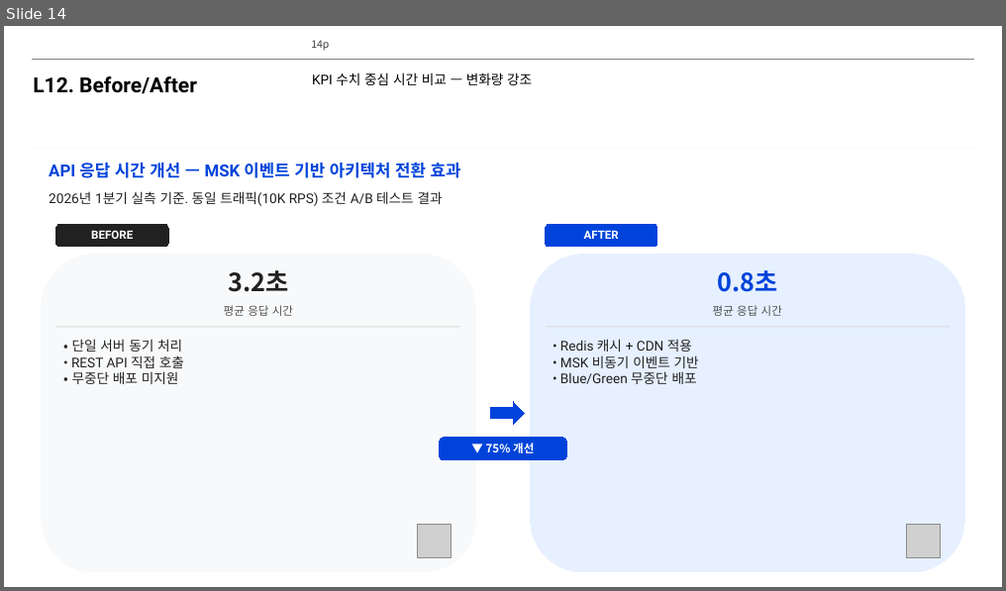
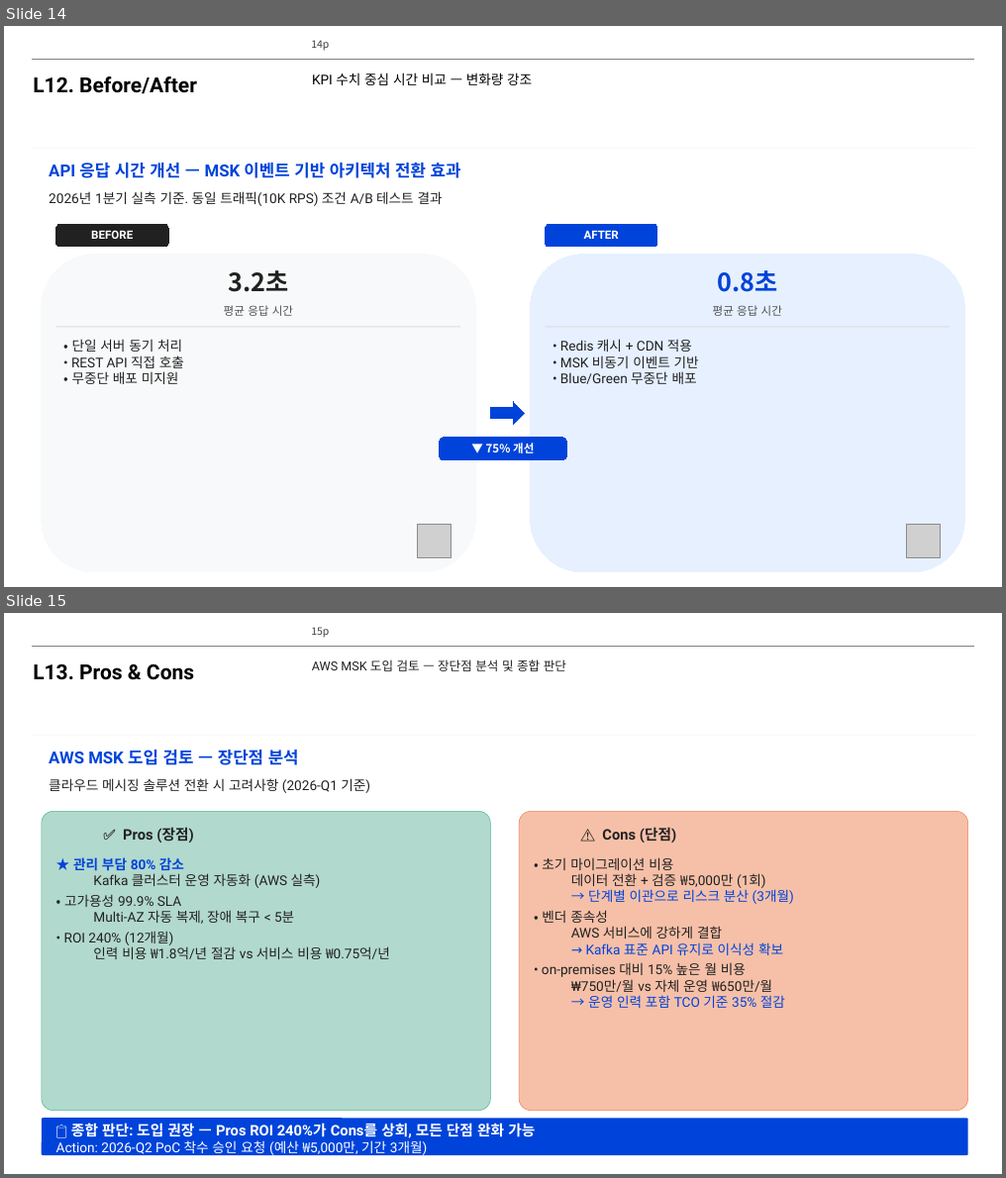
Before and after one commit to lhs6395-hslee/project-steer, a slide deck: results/pptx/AWS_MSK_Expert_Intro.pptx. Shown one above the other, each under a label of ours: slide 14 before the commit, slides 14 and 15 after it. The pictures are 1006x591 and 1006x1178 pixels, drawn with LibreOffice and Linux fonts; fonts in the diff are those of the drawing; grey boxes stand for pictures; background and template pictures are left out. Boxes give left, top, right and bottom in pixels: in the first picture for what was removed or moved away, otherwise in the second. Text is boxed around its words. In the diff, an @@ line names an element or a change of style, - is before the commit and + after.

```diff
--- a/results/pptx/AWS_MSK_Expert_Intro.pptx
+++ b/results/pptx/AWS_MSK_Expert_Intro.pptx
@@ slide 15 added at [4, 613, 1002, 1174], background #FFFFFF; not listed: 3 template elements that a slide beside it also shows @@
@@ text added at [33, 664, 194, 680], 20 pt, text #000000, bold @@
+L13. Pros & Cons
@@ text added at [312, 660, 566, 671], 12 pt, text #212121 @@
+AWS MSK 도입 검토 — 장단점 분석 및 종합 판단
@@ text added at [49, 750, 299, 765], 16 pt, text #0043DA, bold @@
+AWS MSK 도입 검토 — 장단점 분석
@@ text added at [49, 778, 370, 793], 13 pt, text #212121 @@
+클라우드 메시징 솔루션 전환 시 고려사항 (2026-Q1 기준)
@@ rounded rectangle added at [42, 811, 491, 1111], fill #B2D9CD, outline #4CB88F 0.5 pt @@
@@ rounded rectangle added at [519, 811, 968, 1111], fill #F6C0A8, outline #EE8150 0.5 pt @@
@@ text added at [123, 827, 194, 843], 14 pt, text #212121, bold @@
+✅ Pros (장점)
@@ text added at [602, 827, 676, 843], 14 pt, text #212121, bold @@
+⚠️ Cons (단점)
@@ text added at [64, 858, 390, 959], 13 pt, text #212121 @@
+★ 관리 부담 80% 감소
+  Kafka 클러스터 운영 자동화 (AWS 실측)
+• 고가용성 99.9% SLA
+  Multi-AZ 자동 복제, 장애 복구 < 5분
+• ROI 240% (12개월)
+  인력 비용 ₩1.8억/년 절감 vs 서비스 비용 ₩0.75억/년
@@ text added at [542, 858, 794, 1008], 13 pt, text #212121 @@
+• 초기 마이그레이션 비용
+  데이터 전환 + 검증 ₩5,000만 (1회)
+  → 단계별 이관으로 리스크 분산 (3개월)
+• 벤더 종속성
+  AWS 서비스에 강하게 결합
+  → Kafka 표준 API 유지로 이식성 확보
+• on-premises 대비 15% 높은 월 비용
+  ₩750만/월 vs 자체 운영 ₩650만/월
+  → 운영 인력 포함 TCO 기준 35% 절감
@@ rounded rectangle added at [42, 1118, 968, 1156], fill #0043DA @@
@@ text added at [56, 1123, 535, 1157], 13 pt, text #FFFFFF @@
+📋 종합 판단: 도입 권장 — Pros ROI 240%가 Cons를 상회, 모든 단점 완화 가능
+Action: 2026-Q2 PoC 착수 승인 요청 (예산 ₩5,000만, 기간 3개월)
```
Also in this commit, not shown: 8 slides changed, 7 other slides added, 9 other files.
